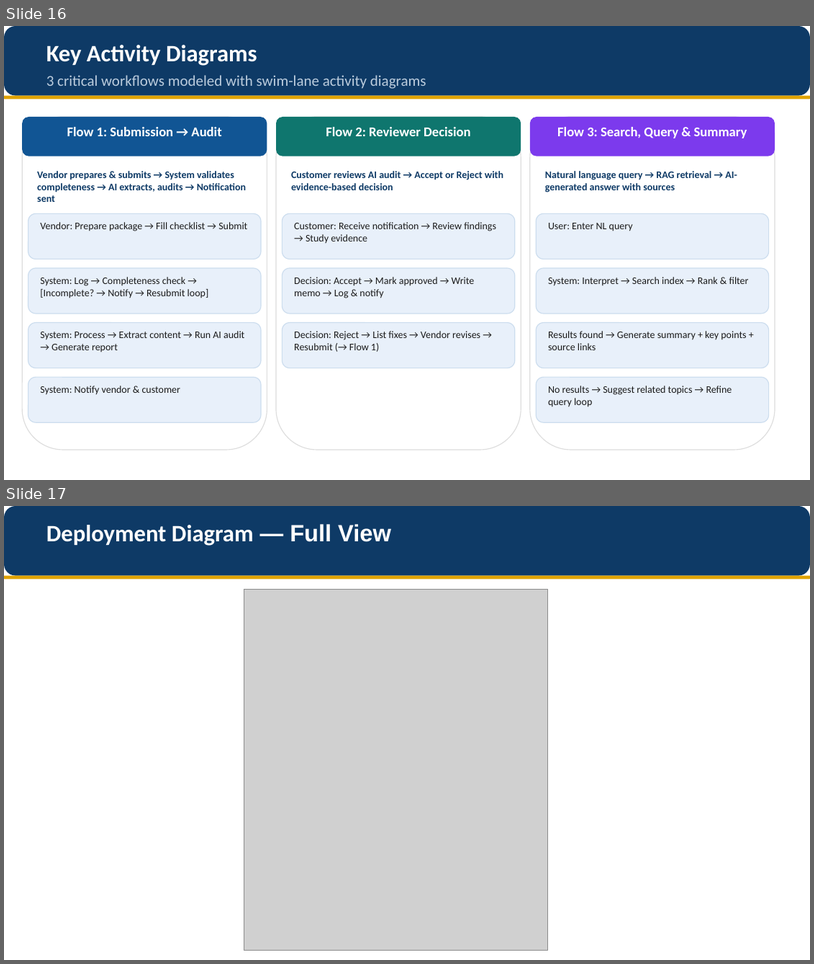
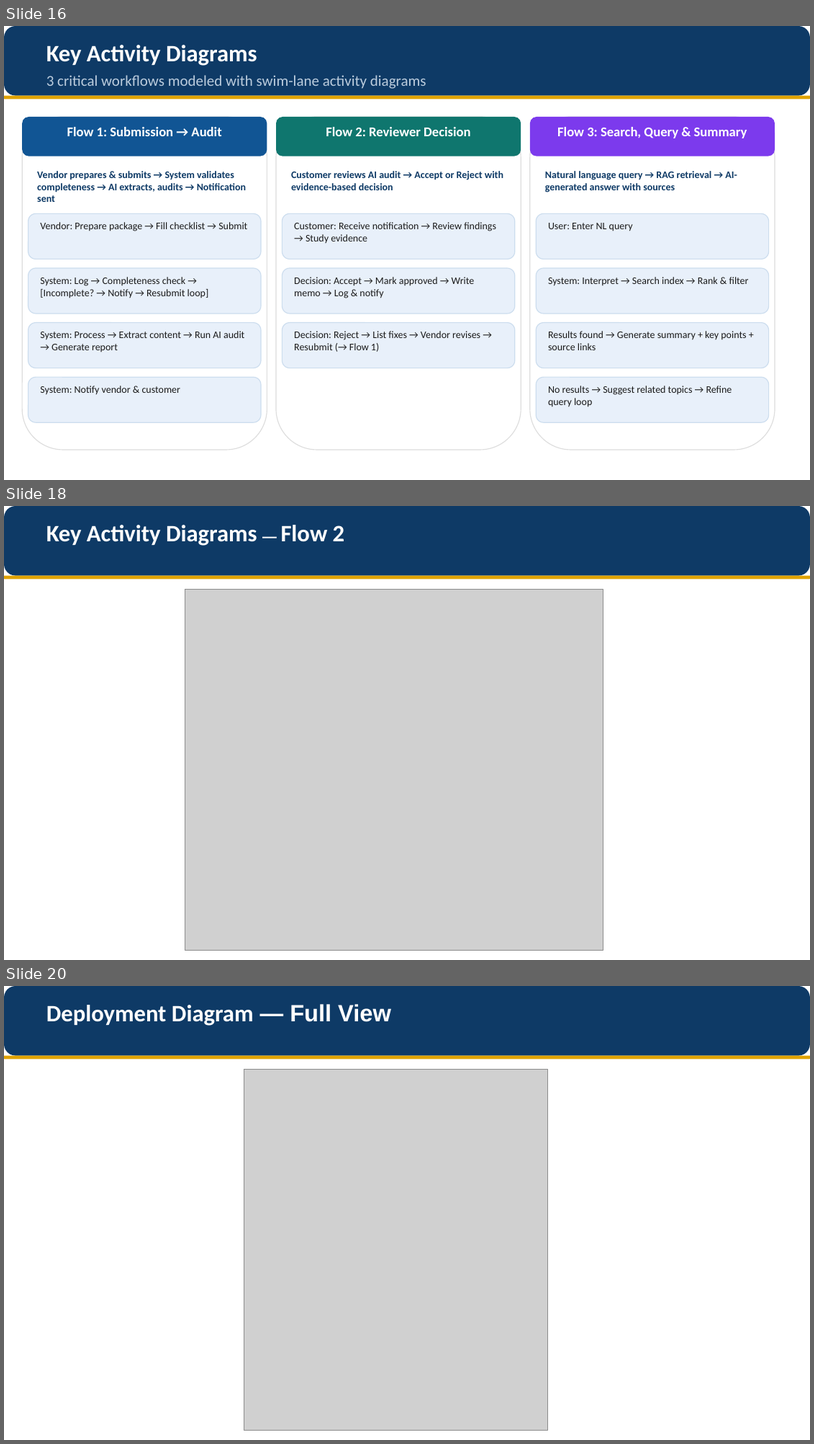
Before and after one commit to jackreacher1994/sa-nhom6, a slide deck: Presentation.pptx. Shown one above the other, each under a label of ours: slides 16 and 17 before the commit, slides 16, 18 and 20 after it; the slides between them are not shown. The pictures are 814x964 and 814x1444 pixels, drawn with LibreOffice and Linux fonts; fonts in the diff are those of the drawing; grey boxes stand for pictures. Boxes give left, top, right and bottom in pixels: in the first picture for what was removed or moved away, otherwise in the second. Text is boxed around its words. In the diff, an @@ line names an element or a change of style, - is before the commit and + after.

```diff
--- a/Presentation.pptx
+++ b/Presentation.pptx
@@ slide 18 added at [4, 506, 810, 960], background #FFFFFF @@
@@ rounded rectangle added at [4, 506, 810, 576], fill #0E3A66 @@
@@ text added at [46, 525, 345, 546], 28 pt, text #FFFFFF, bold @@
+Key Activity Diagrams — Flow 2
@@ rounded rectangle added at [4, 576, 810, 579], fill #E0A300 @@
@@ picture added at [185, 589, 604, 950] @@
@@ what was slide 17 is now slide 20 @@
```
Also in this commit, not shown: 2 other slides added.
